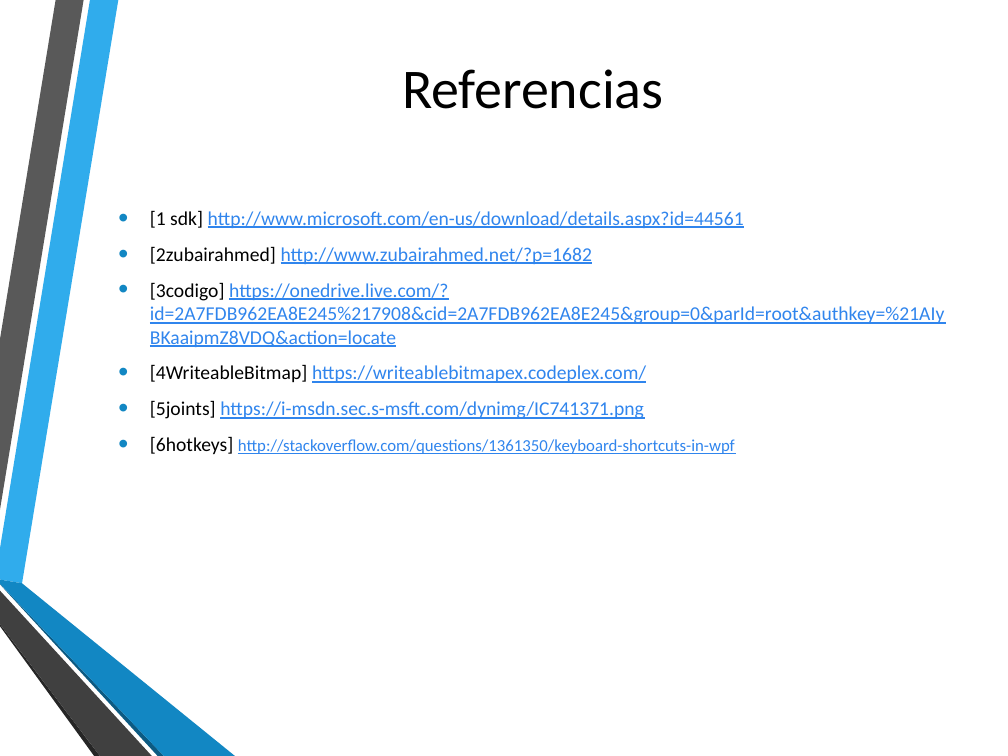
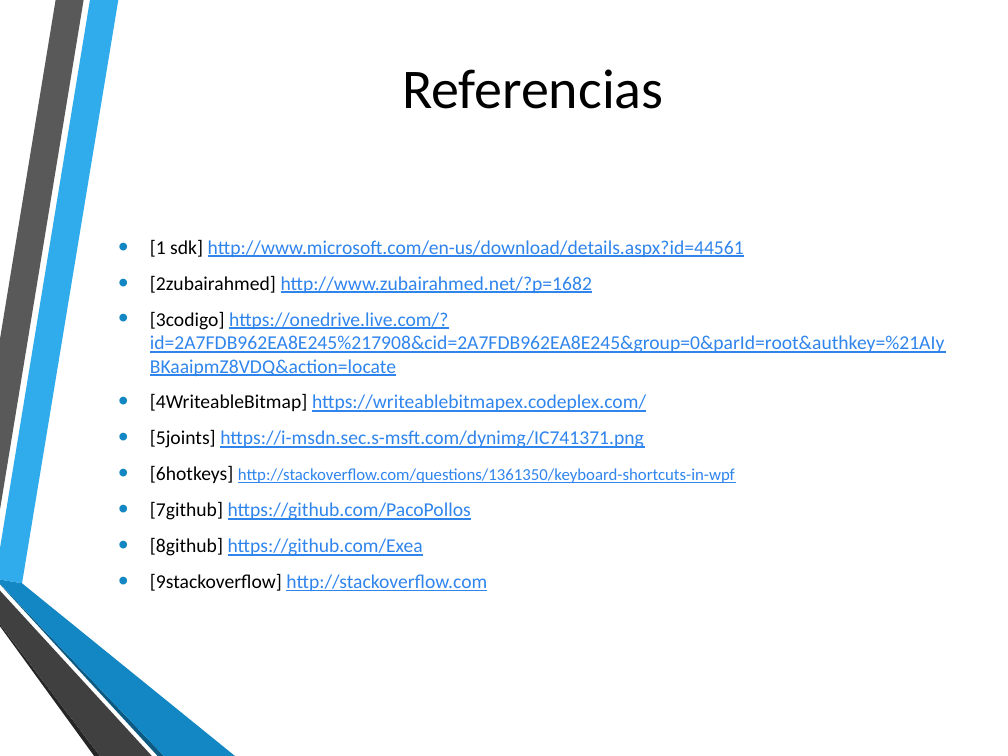
Before and after one commit to FPerezHernandez92/NPI-Kinect-v2, a slide deck: slide 16 of Presentación Práctica 1.pptx. Drawn at 1008x756 pixels with LibreOffice and Linux fonts; fonts in the diff are those of the drawing; background and template pictures are left out. Boxes give left, top, right and bottom in pixels: in the first picture for what was removed or moved away, otherwise in the second. Text is boxed around its words. In the diff, an @@ line names an element or a change of style, - is before the commit and + after.

Commit message:
Añadidos presentación y tutorial

```diff
--- a/Presentación Práctica 1.pptx
+++ b/Presentación Práctica 1.pptx
@@ text at (150,501,487,591): paragraphs added @@
+• [7github] https://github.com/PacoPollos
+• [8github] https://github.com/Exea
+• [9stackoverflow] http://stackoverflow.com
```
Also in this commit, not shown: 3 other files.
